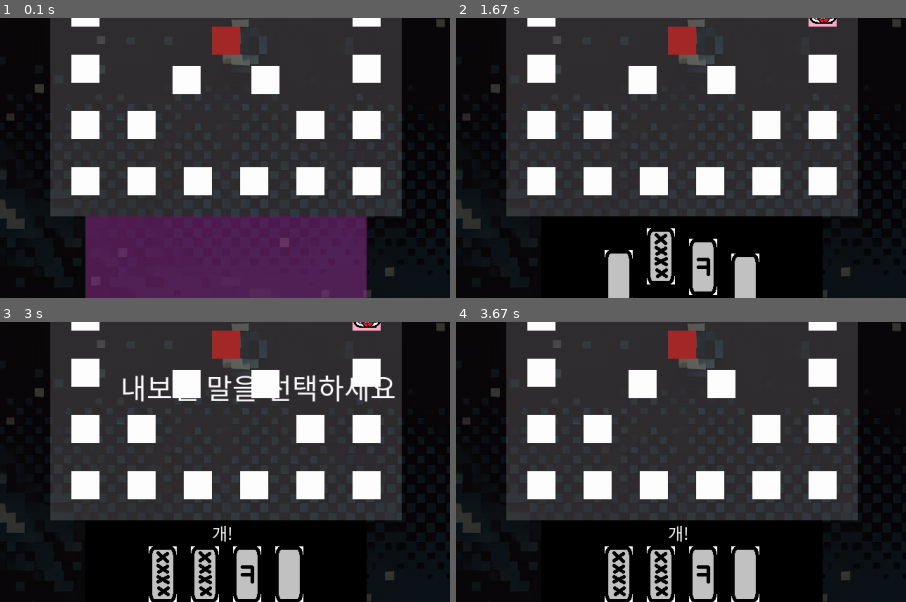
Above: before the commit, frames 1-4 (two rows, left to right).
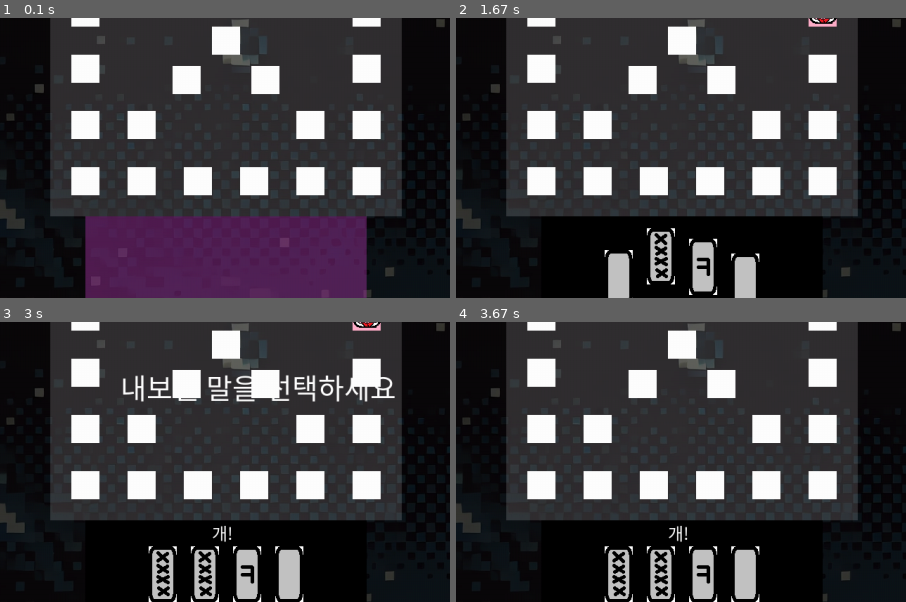
Above: after the commit, the same moments.

Repository: Owl-jun/iot-python-2025
Game: pygame game, started from TOYPROJECT/py96_Yutnori.py
The game is run twice, just before and just after one commit, with the same random seed, the same clock (stepped at 60 frames per second) and the same inputs.
Inputs (mouse positions are % of the whole screen's width and height, from its top left):
- Up to frame 1 (0.1 s): no input
- Up to frame 2 (1.67 s): click "게임 시작" at 0.38 s; click "윷 던지기" at 0.72 s; press the mouse at (9, 28) at 1.03 s; move the mouse to (49, 58) at 1.13 s; release the mouse at (88, 88) at 1.27 s; press the mouse at (50, 91) at 1.37 s; move the mouse to (63, 51) at 1.47 s; release the mouse at (76, 12) at 1.6 s
- Up to frame 3 (3 s): click "윷 던지기" at 2.72 s
- Up to frame 4 (3.67 s): press the mouse at (66, 28) at 3.03 s; move the mouse to (42, 28) at 3.13 s; release the mouse at (18, 28) at 3.27 s; click (59, 8) at 3.38 s
The pictures show only the part of the screen within x 25-75%, y 29-79%; the shares and areas given below are measured in that part.

The runs differ from the first frame. In frame 1, 0.6% of the frame differs, in the area x 47-54%, y 2-14%; in frame 2, 0.6%; in frame 3, 0.6%; in frame 4, 0.6%.

Commit message:
Update py96_Yutnori.py

Diff:
--- a/TOYPROJECT/py96_Yutnori.py
+++ b/TOYPROJECT/py96_Yutnori.py
@@ -90,27 +90,48 @@
 class Board:
     def __init__(self):
         self.steps = []
-        self.special_steps = {5: [6, 20], 10: [11, 25], 22: [23, 27]}
+        self.special_steps = {5: [6, 20], 10: [11, 26], 22: [24, 28]}
         self.bg_image = load_image('py96_bg.webp')
         self.bg_image.set_alpha(60)
         self.create_steps()
 
         self.main_route = {i: i + 1 for i in range(14)}
+        self.main_route[0] = 1
+        self.main_route[1] = 2
+        self.main_route[2] = 3
+        self.main_route[3] = 4
+        self.main_route[4] = 5
+        self.main_route[5] = 6
+        self.main_route[6] = 7
+        self.main_route[7] = 8
+        self.main_route[8] = 9
+        self.main_route[9] = 10
+        self.main_route[10] = 11
+        self.main_route[11] = 12
+        self.main_route[12] = 13
+        self.main_route[13] = 14
         self.main_route[14] = 15  # 14 → 15 정상 연결
         self.main_route[15] = 16  # 15 → 16로 연결 (분기 루트와 연결됨)
-        self.main_route[19] = 20  # 19번 이후 대각선으로 연결
+        self.main_route[16] = 17
+        self.main_route[17] = 18
+        self.main_route[18] = 19
+        self.main_route[19] = -2
         self.main_route[20] = 21
         self.main_route[21] = 22
-        self.main_route[22] = 23
-        self.main_route[23] = 24
-        self.main_route[24] = -2  # 24번 이후 도착지점
-
+        self.main_route[22] = 24    # 우상단에서 내려오는 가운데 점
+        self.main_route[23] = 28    # 좌상단에서 내려오는 가운데 점
+        self.main_route[24] = 25
+        self.main_route[25] = 15
+        self.main_route[26] = 27
+        self.main_route[27] = 23
+        self.main_route[28] = 29
+        self.main_route[29] = -2
         # 분기 루트 매핑 (분기 선택 시 사용)
         # 예시: index 5에서 분기 선택(20)을 한 경우
         self.branch_routes = {
-            20: {20: 21, 21: 22, 22: 23, 23: 24, 24: 15},  # 분기: 20 → 21 → 22 → 23 → 24 → 15
-            25: {25: 26, 26: 27, 27: 15},                   # 분기: 25 → 26 → 27 → 15
-            27: {27: 28, 28: 15}                            # 분기: 27 → 28 → 15
+            20: {20: 21, 21: 22, 22: 24, 24: 25, 25: 15},  # 분기: 20 → 21 → 22 → 23 → 24 → 15
+            26: {26: 27, 27: 23, 23: 28, 28: 29, 29: -2},  # 분기: 25 → 26 → 27 → 28 -> 29
+            24: {24: 25, 25: 15}
         }
 
     def create_steps(self):
@@ -123,8 +144,8 @@
             (4,0), (3,0), (2,0), (1,0), (0,0), (0,1),
             (0,2), (0,3), (0,4), (0,5), (1,5), (2,5),
             (3,5), (4,5),
-            # 대각선 발판 좌표 (인덱스 20~28)
-            (4,1), (3.2,1.8), (2.5,2.5), (1.8,3.2), (1,4), (1,1), (1.8,1.8), (3.2,3.2), (4,4)
+            # 대각선 발판 좌표 (인덱스 20~29)
+            (4,1), (3.2,1.8), (2.5,2.5),(2.5,2.5), (1.8,3.2), (1,4), (1,1), (1.8,1.8), (3.2,3.2), (4,4)
         ]
         for x, y in self.positions:
             rect = pygame.Rect(start_x + (x * GRID_SIZE), start_y + (y * GRID_SIZE), 40, 40)
@@ -155,12 +176,13 @@
                 return -2
             next_pos = mapping.get(pos, -2)
 
-            # 🔥 15번에서는 메인 루트로 이어지는지 확인
-            if next_pos == 15 and 15 in self.main_route:
-                next_pos = self.main_route[15]  # 메인 루트로 연결
+            # 🔥 15번에서 메인 루트로 이어지는 문제 수정
+            if next_pos == 15 and next_pos not in mapping:
+                next_pos = self.main_route.get(15, -2)  # 메인 루트에서 찾기
 
             pos = next_pos
         return pos
+
 
 
 
